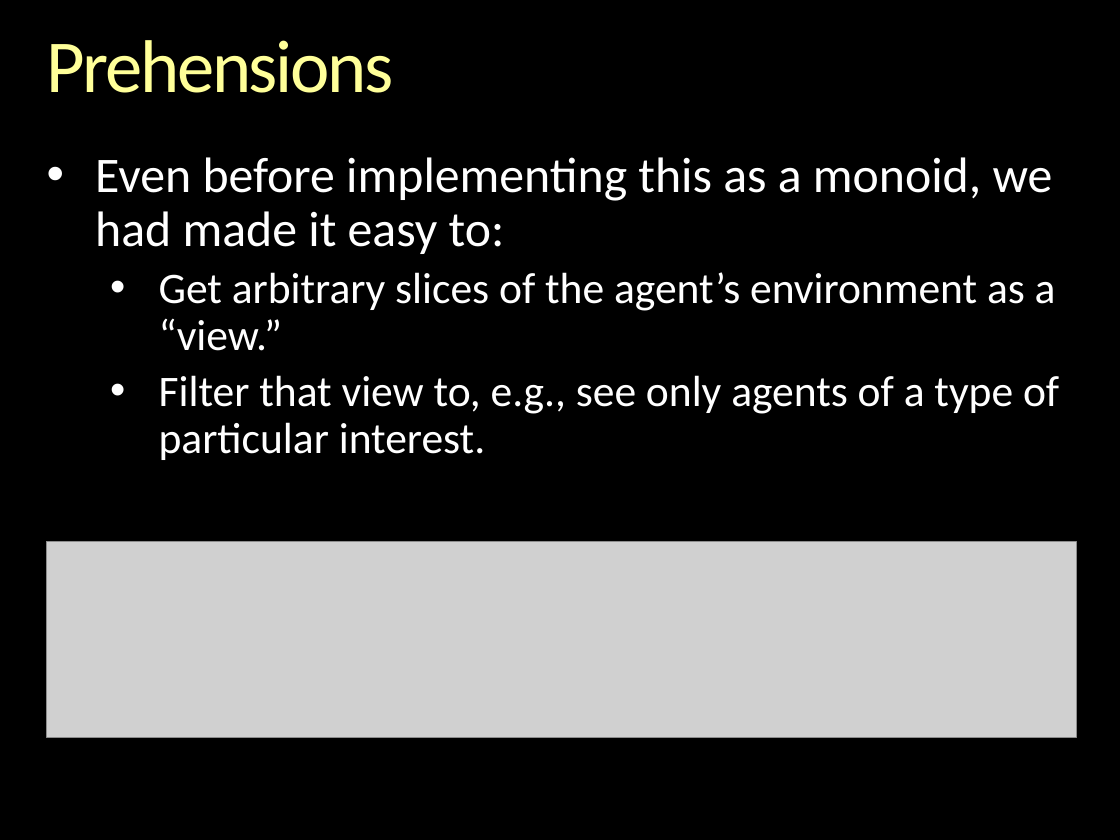
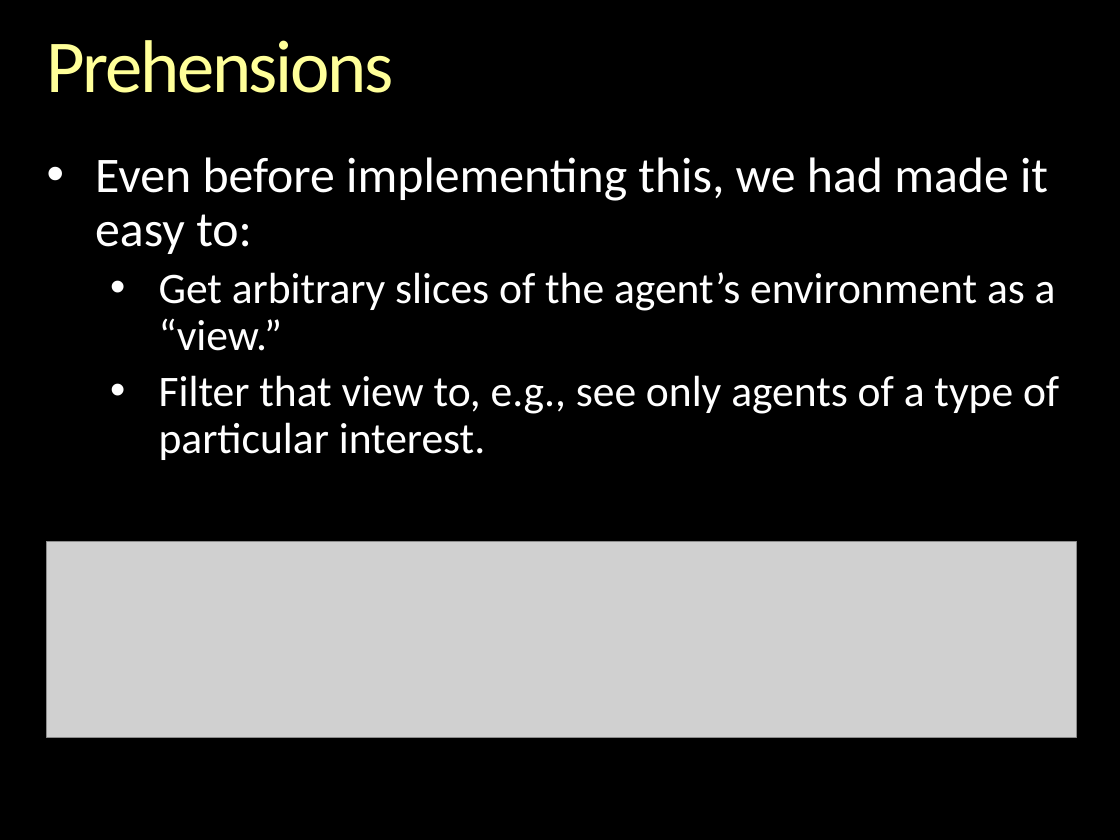
Before and after one commit to gcallah/indras_net, a slide deck: slide 18 of docs/ABMsAsAlgebraic.pptx. Drawn at 1120x840 pixels with LibreOffice and Linux fonts; fonts in the diff are those of the drawing; grey boxes stand for pictures; background and template pictures are left out. Boxes give left, top, right and bottom in pixels: in the first picture for what was removed or moved away, otherwise in the second. Text is boxed around its words. In the diff, an @@ line names an element or a change of style, - is before the commit and + after.

```diff
--- a/docs/ABMsAsAlgebraic.pptx
+++ b/docs/ABMsAsAlgebraic.pptx
@@ text at <box>95,157,1048,254</box>: text changed @@
-• Even before implementing this as a monoid, we had made it easy to:
+• Even before implementing this, we had made it easy to:
```
Also in this commit, not shown: 5 other slides changed, 1 slide added, 1 slide removed.
